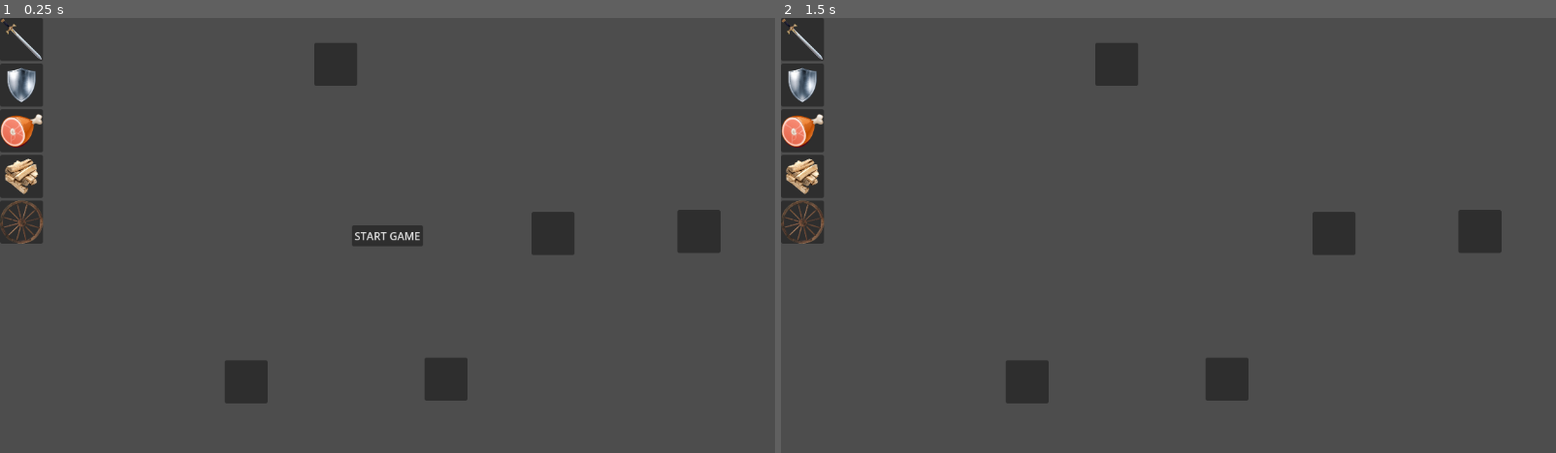
Above: before the commit, frames 1-2 (left to right).
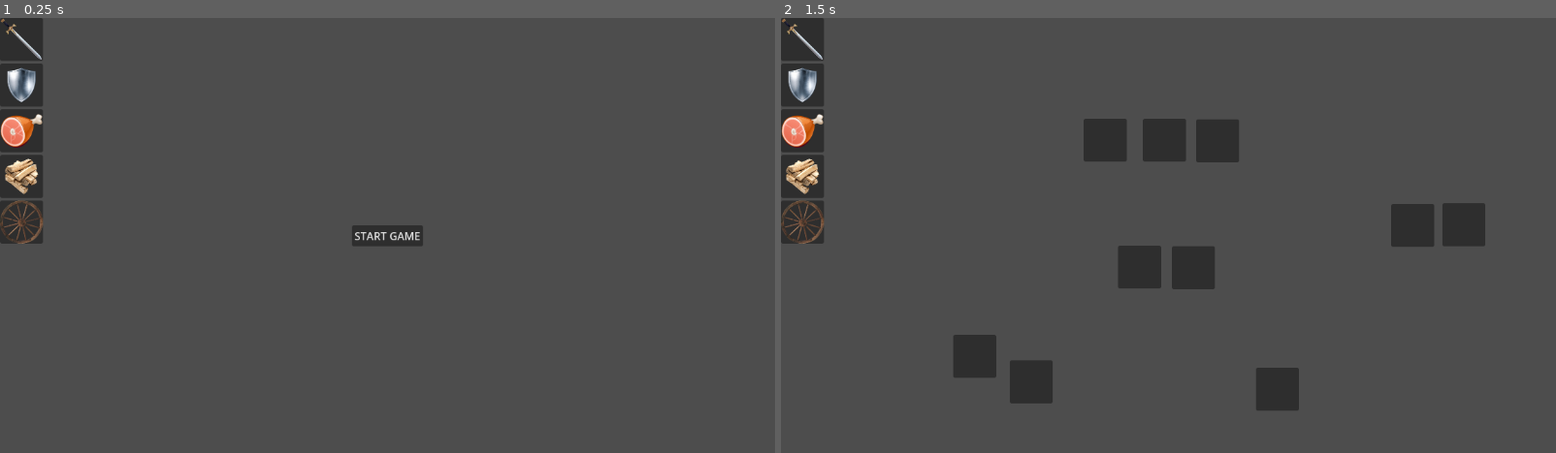
Above: after the commit, the same moments.

Repository: Sugo98/godot-77
Game: Godot game, scene res://game_logic/game_manager.tscn
Two runs of this game, one before a commit and one after it. Both use one fixed random seed, a clock stepped at 60 frames per second and the inputs below.
Inputs (mouse positions are in pixels of both pictures, inside the frame that each line leads up to):
- Up to frame 1 (0.25 s): no input
- Up to frame 2 (1.5 s): click "START GAME" at 0.5 s; tap Enter at 1.25 s; move the mouse to (1339, 213) at 1.27 s; click (1339, 213) at 1.42 s

The runs differ from the first frame. In frame 1, 2.7% of the frame differs, in the area x 29-93%, y 5-89%; in frame 2, 6.5%, in the area x 22-93%, y 5-91%.

Commit message:
add basic level_logic

Diff:
--- /dev/null
+++ b/game_logic/basic_level.tscn
@@ -0,0 +1,159 @@
+[gd_scene load_steps=3 format=3 uid="uid://tkb6vimwhpij"]
+
+[ext_resource type="Script" path="res://game_logic/basic_level_logic.gd" id="1_n52b6"]
+[ext_resource type="Script" path="res://DiceSlot.gd" id="2_ghtwx"]
+
+[node name="BasicLevel" type="Control"]
+layout_mode = 3
+anchors_preset = 15
+anchor_right = 1.0
+anchor_bottom = 1.0
+grow_horizontal = 2
+grow_vertical = 2
+mouse_filter = 2
+script = ExtResource("1_n52b6")
+
+[node name="EnemySlots" type="Control" parent="."]
+layout_mode = 1
+anchors_preset = 15
+anchor_right = 1.0
+anchor_bottom = 1.0
+grow_horizontal = 2
+grow_vertical = 2
+mouse_filter = 2
+
+[node name="Enemy" type="PanelContainer" parent="EnemySlots"]
+custom_minimum_size = Vector2(64, 64)
+offset_left = 450.0
+offset_top = 150.0
+offset_right = 514.0
+offset_bottom = 214.0
+script = ExtResource("2_ghtwx")
+type = 1
+
+[node name="Enemy2" type="PanelContainer" parent="EnemySlots"]
+custom_minimum_size = Vector2(64, 64)
+offset_left = 538.0
+offset_top = 150.0
+offset_right = 602.0
+offset_bottom = 214.0
+script = ExtResource("2_ghtwx")
+type = 1
+
+[node name="Enemy3" type="PanelContainer" parent="EnemySlots"]
+custom_minimum_size = Vector2(64, 64)
+offset_left = 617.0
+offset_top = 151.0
+offset_right = 681.0
+offset_bottom = 215.0
+script = ExtResource("2_ghtwx")
+type = 1
+
+[node name="WoodSlots" type="Control" parent="."]
+layout_mode = 1
+anchors_preset = 15
+anchor_right = 1.0
+anchor_bottom = 1.0
+grow_horizontal = 2
+grow_vertical = 2
+mouse_filter = 2
+
+[node name="Wood" type="PanelContainer" parent="WoodSlots"]
+custom_minimum_size = Vector2(64, 64)
+offset_left = 256.0
+offset_top = 472.0
+offset_right = 320.0
+offset_bottom = 536.0
+script = ExtResource("2_ghtwx")
+type = 3
+
+[node name="Wood2" type="PanelContainer" parent="WoodSlots"]
+custom_minimum_size = Vector2(64, 64)
+layout_mode = 2
+offset_left = 340.0
+offset_top = 510.0
+offset_right = 404.0
+offset_bottom = 574.0
+script = ExtResource("2_ghtwx")
+type = 3
+
+[node name="FoodSlots" type="Control" parent="."]
+layout_mode = 1
+anchors_preset = 15
+anchor_right = 1.0
+anchor_bottom = 1.0
+grow_horizontal = 2
+grow_vertical = 2
+mouse_filter = 2
+
+[node name="Food" type="PanelContainer" parent="FoodSlots"]
+custom_minimum_size = Vector2(64, 64)
+offset_left = 706.0
+offset_top = 521.0
+offset_right = 770.0
+offset_bottom = 585.0
+script = ExtResource("2_ghtwx")
+type = 2
+
+[node name="Food2" type="PanelContainer" parent="FoodSlots"]
+custom_minimum_size = Vector2(64, 64)
+offset_left = 789.0
+offset_top = 492.0
+offset_right = 853.0
+offset_bottom = 556.0
+script = ExtResource("2_ghtwx")
+type = 2
+
+[node name="RoadSlots" type="Control" parent="."]
+layout_mode = 1
+anchors_preset = 15
+anchor_right = 1.0
+anchor_bottom = 1.0
+grow_horizontal = 2
+grow_vertical = 2
+mouse_filter = 2
+
+[node name="Road" type="PanelContainer" parent="RoadSlots"]
+custom_minimum_size = Vector2(64, 64)
+offset_left = 907.0
+offset_top = 277.0
+offset_right = 971.0
+offset_bottom = 341.0
+script = ExtResource("2_ghtwx")
+type = 5
+
+[node name="Road2" type="PanelContainer" parent="RoadSlots"]
+custom_minimum_size = Vector2(64, 64)
+offset_left = 983.0
+offset_top = 276.0
+offset_right = 1047.0
+offset_bottom = 340.0
+script = ExtResource("2_ghtwx")
+type = 5
+
+[node name="CaravanSlots" type="Control" parent="."]
+layout_mode = 1
+anchors_preset = 15
+anchor_right = 1.0
+anchor_bottom = 1.0
+grow_horizontal = 2
+grow_vertical = 2
+mouse_filter = 2
+
+[node name="Caravan" type="PanelContainer" parent="CaravanSlots"]
+custom_minimum_size = Vector2(64, 64)
+offset_left = 501.0
+offset_top = 339.0
+offset_right = 565.0
+offset_bottom = 403.0
+script = ExtResource("2_ghtwx")
+type = 4
+
+[node name="Caravan2" type="PanelContainer" parent="CaravanSlots"]
+custom_minimum_size = Vector2(64, 64)
+offset_left = 581.0
+offset_top = 340.0
+offset_right = 645.0
+offset_bottom = 404.0
+script = ExtResource("2_ghtwx")
+type = 4
--- /dev/null
+++ b/game_logic/basic_level_logic.gd
@@ -0,0 +1,36 @@
+class_name LevelLogic extends Control
+
+@onready var enemy_slots : Control = $EnemySlots
+@onready var wood_slots: Control = $WoodSlots
+@onready var food_slots: Control = $FoodSlots
+@onready var road_slots: Control = $RoadSlots
+@onready var caravan_slots: Control = $CaravanSlots
+
+
+
+var data : LevelData
+# Called when the node enters the scene tree for the first time.
+func _ready() -> void:
+	for slot : DiceSlot in wood_slots.get_children():
+		if slot.get_index() < data.wood_slots:
+			slot.show()
+		else:
+			slot.hide()
+	for slot : DiceSlot in food_slots.get_children():
+		if slot.get_index() < data.food_slots:
+			slot.show()
+		else:
+			slot.hide()
+	for slot : DiceSlot in road_slots.get_children():
+		if slot.get_index() < data.road_slots:
+			slot.show()
+		else:
+			slot.hide()
+
+func init(d : LevelData):
+	data = d
+
+
+# Called every frame. 'delta' is the elapsed time since the previous frame.
+func _process(delta: float) -> void:
+	pass
--- a/game_logic/game_manager.gd
+++ b/game_logic/game_manager.gd
@@ -25,3 +25,6 @@
 func start_game() -> void:
 	main_menu.queue_free()
 	print(main_menu)
+	var level = load("res://game_logic/basic_level.tscn").instantiate()
+	level.init(load("res://resources/levels/forest.tres"))
+	$MainCanvas.add_child(level)
--- a/game_logic/game_manager.tscn
+++ b/game_logic/game_manager.tscn
@@ -1,62 +1,16 @@
-[gd_scene load_steps=5 format=3 uid="uid://s4kpj2dhsx5g"]
+[gd_scene load_steps=4 format=3 uid="uid://s4kpj2dhsx5g"]
 
 [ext_resource type="Script" path="res://game_logic/game_manager.gd" id="1_176oy"]
 [ext_resource type="PackedScene" uid="uid://c5mfo6eaopvch" path="res://game_logic/main_menu.tscn" id="2_he43h"]
 [ext_resource type="Script" path="res://game_logic/gui_warrior_test.gd" id="3_h3vbm"]
-[ext_resource type="Script" path="res://DiceSlot.gd" id="5_pfd34"]
 
 [node name="GameManager" type="Node"]
 script = ExtResource("1_176oy")
 main_menu_scene = ExtResource("2_he43h")
 
-[node name="GUI Characters" type="CanvasLayer" parent="."]
+[node name="MainCanvas" type="CanvasLayer" parent="."]
 
-[node name="Enemy" type="PanelContainer" parent="GUI Characters"]
-custom_minimum_size = Vector2(64, 64)
-offset_left = 467.0
-offset_top = 37.0
-offset_right = 531.0
-offset_bottom = 101.0
-script = ExtResource("5_pfd34")
-type = 1
-
-[node name="Wood" type="PanelContainer" parent="GUI Characters"]
-custom_minimum_size = Vector2(64, 64)
-offset_left = 334.0
-offset_top = 510.0
-offset_right = 398.0
-offset_bottom = 574.0
-script = ExtResource("5_pfd34")
-type = 3
-
-[node name="Food" type="PanelContainer" parent="GUI Characters"]
-custom_minimum_size = Vector2(64, 64)
-offset_left = 631.0
-offset_top = 506.0
-offset_right = 695.0
-offset_bottom = 570.0
-script = ExtResource("5_pfd34")
-type = 2
-
-[node name="Road" type="PanelContainer" parent="GUI Characters"]
-custom_minimum_size = Vector2(64, 64)
-offset_left = 1007.0
-offset_top = 286.0
-offset_right = 1071.0
-offset_bottom = 350.0
-script = ExtResource("5_pfd34")
-type = 5
-
-[node name="Caravan" type="PanelContainer" parent="GUI Characters"]
-custom_minimum_size = Vector2(64, 64)
-offset_left = 790.0
-offset_top = 289.0
-offset_right = 854.0
-offset_bottom = 353.0
-script = ExtResource("5_pfd34")
-type = 4
-
-[node name="GridContainer" type="GridContainer" parent="GUI Characters"]
+[node name="GridContainer" type="GridContainer" parent="MainCanvas"]
 offset_right = 40.0
 offset_bottom = 40.0
 script = ExtResource("3_h3vbm")
--- a/game_logic/gui_warrior_test.gd
+++ b/game_logic/gui_warrior_test.gd
@@ -2,11 +2,11 @@
 
 var dice_slots = 5
 var faces_loaded = [
-	"res://dice_faces/sword.tres",
-	"res://dice_faces/shield.tres",
-	"res://dice_faces/food.tres",
-	"res://dice_faces/wood.tres",
-	"res://dice_faces/wheel.tres"
+	"res://resources/dice_faces/sword.tres",
+	"res://resources/dice_faces/shield.tres",
+	"res://resources/dice_faces/food.tres",
+	"res://resources/dice_faces/wood.tres",
+	"res://resources/dice_faces/wheel.tres"
 ]
 
 func _ready():
--- a/dice_faces/food.tres
+++ b/resources/dice_faces/food.tres
@@ -1,6 +1,6 @@
 [gd_resource type="Resource" script_class="FaceData" load_steps=3 format=3 uid="uid://lwygecyvymak"]
 
-[ext_resource type="Script" path="res://dice_faces/face_data.gd" id="1_m27fq"]
+[ext_resource type="Script" path="res://resources/dice_faces/face_data.gd" id="1_m27fq"]
 [ext_resource type="Texture2D" uid="uid://cm2e8eatgk5dw" path="res://assets/food.png" id="2_un45i"]
 
 [resource]
--- a/dice_faces/shield.tres
+++ b/resources/dice_faces/shield.tres
@@ -1,6 +1,6 @@
 [gd_resource type="Resource" script_class="FaceData" load_steps=3 format=3 uid="uid://bif1yeu2j1v60"]
 
-[ext_resource type="Script" path="res://dice_faces/face_data.gd" id="1_h6r7e"]
+[ext_resource type="Script" path="res://resources/dice_faces/face_data.gd" id="1_h6r7e"]
 [ext_resource type="Texture2D" uid="uid://cfvweassj8opx" path="res://assets/shield.png" id="2_e4uhs"]
 
 [resource]
--- a/dice_faces/sword.tres
+++ b/resources/dice_faces/sword.tres
@@ -1,6 +1,6 @@
 [gd_resource type="Resource" script_class="FaceData" load_steps=3 format=3 uid="uid://y2p3ya5exgod"]
 
-[ext_resource type="Script" path="res://dice_faces/face_data.gd" id="1_kgj4m"]
+[ext_resource type="Script" path="res://resources/dice_faces/face_data.gd" id="1_kgj4m"]
 [ext_resource type="Texture2D" uid="uid://b282bf5nf1bg8" path="res://assets/sword.png" id="2_ptka7"]
 
 [resource]
--- a/dice_faces/wheel.tres
+++ b/resources/dice_faces/wheel.tres
@@ -1,6 +1,6 @@
 [gd_resource type="Resource" script_class="FaceData" load_steps=3 format=3 uid="uid://ba1460x2hqnym"]
 
-[ext_resource type="Script" path="res://dice_faces/face_data.gd" id="1_vkryp"]
+[ext_resource type="Script" path="res://resources/dice_faces/face_data.gd" id="1_vkryp"]
 [ext_resource type="Texture2D" uid="uid://0rm36mk3ibqa" path="res://assets/wheel.png" id="2_js376"]
 
 [resource]
--- a/dice_faces/wood.tres
+++ b/resources/dice_faces/wood.tres
@@ -1,6 +1,6 @@
 [gd_resource type="Resource" script_class="FaceData" load_steps=3 format=3 uid="uid://cum5nexpjpays"]
 
-[ext_resource type="Script" path="res://dice_faces/face_data.gd" id="1_x7gff"]
+[ext_resource type="Script" path="res://resources/dice_faces/face_data.gd" id="1_x7gff"]
 [ext_resource type="Texture2D" uid="uid://dlkr8qcjtufl6" path="res://assets/wood.png" id="2_o34hm"]
 
 [resource]
--- /dev/null
+++ b/resources/levels/forest.tres
@@ -0,0 +1,12 @@
+[gd_resource type="Resource" script_class="LevelData" load_steps=2 format=3 uid="uid://bqpl571qkgwsx"]
+
+[ext_resource type="Script" path="res://resources/levels/level_data.gd" id="1_rqwrv"]
+
+[resource]
+script = ExtResource("1_rqwrv")
+name = ""
+description = ""
+character_class = 0
+road_slots = 2
+food_slots = 1
+wood_slots = 2
--- /dev/null
+++ b/resources/levels/level_data.gd
@@ -0,0 +1,12 @@
+class_name LevelData extends Resource
+
+@export var name: String
+@export_multiline var description: String
+@export var back_ground_texture: Texture2D
+
+@export var character_class : Global.CharacterClass
+
+@export_category("Basic Values")
+@export var road_slots : int
+@export var food_slots : int
+@export var wood_slots : int
--- /dev/null
+++ b/resources/levels/plain.tres
@@ -0,0 +1,12 @@
+[gd_resource type="Resource" script_class="LevelData" load_steps=2 format=3 uid="uid://g46vae27pvqv"]
+
+[ext_resource type="Script" path="res://resources/levels/level_data.gd" id="1_7m182"]
+
+[resource]
+script = ExtResource("1_7m182")
+name = ""
+description = ""
+character_class = 0
+street_slots = 1
+food_slots = 2
+wood_slots = 2
Renamed: dice_faces/face_data.gd -> resources/dice_faces/face_data.gd
